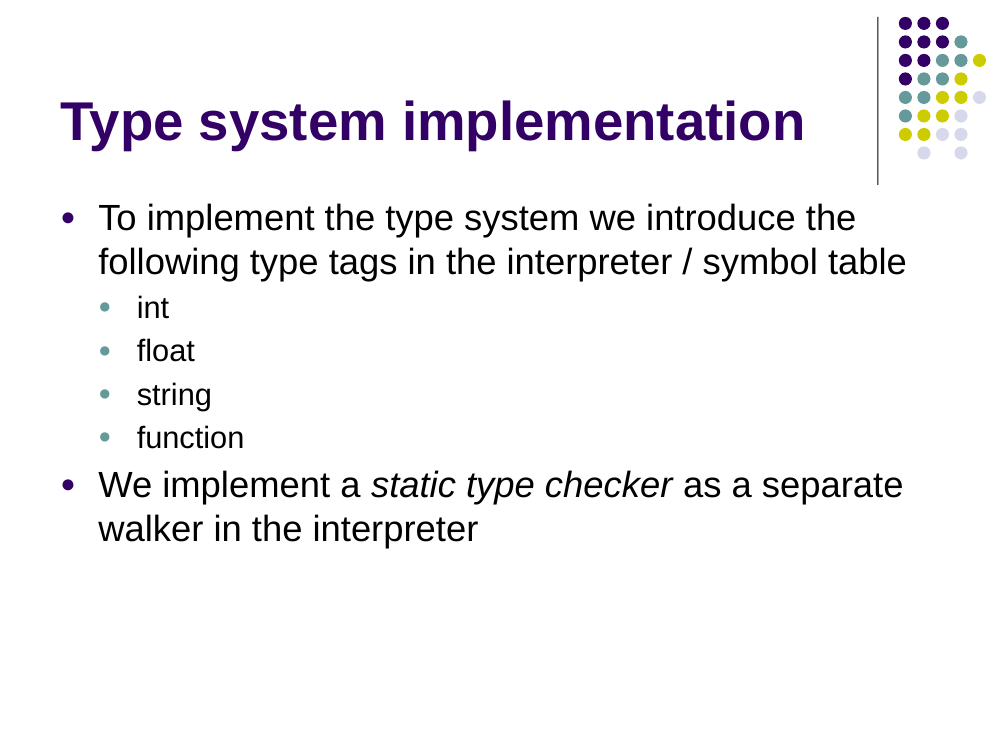
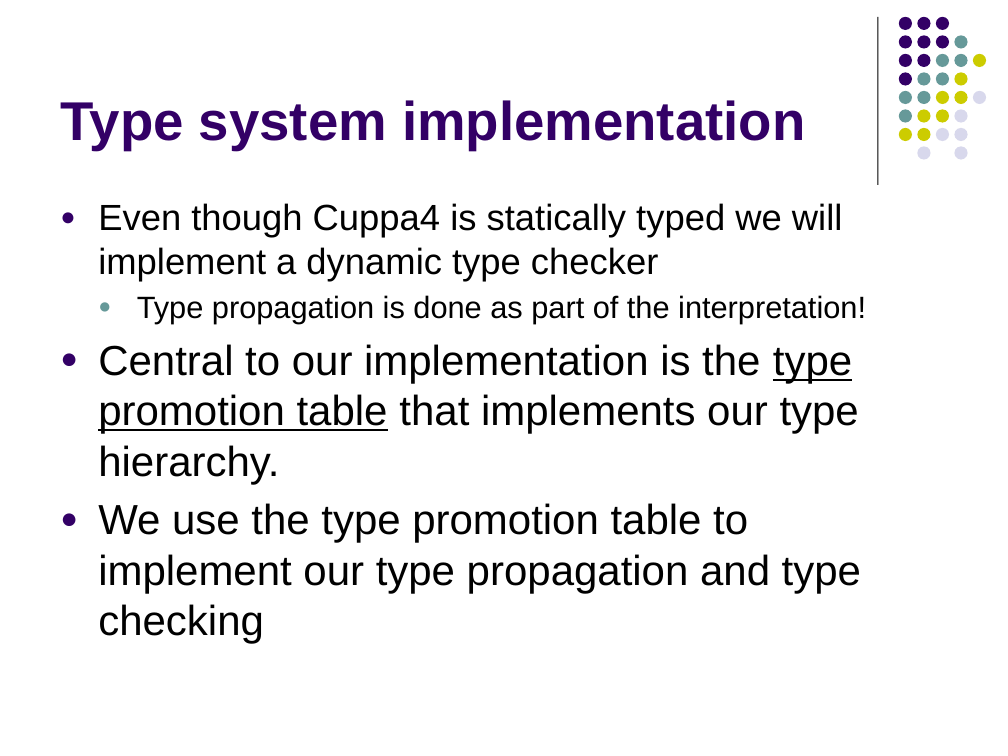
Before and after one commit to lutzhamel/CSC402, a slide deck: slide 28 of csc402-ln018.pptx. Drawn at 1008x756 pixels with LibreOffice and Linux fonts; fonts in the diff are those of the drawing. Boxes give left, top, right and bottom in pixels: in the first picture for what was removed or moved away, otherwise in the second. Text is boxed around its words. In the diff, an @@ line names an element or a change of style, - is before the commit and + after.

Commit message:
type system slide edits

```diff
--- a/csc402-ln018.pptx
+++ b/csc402-ln018.pptx
@@ text at [98, 203, 866, 644]: text changed; size 26 to 30 pt @@
-● To implement the type system we introduce the following type tags in the interpreter / symbol table
-  ● int
-  ● float
-  ● string
-  ● function
-● We implement a static type checker as a separate walker in the interpreter
+● Even though Cuppa4 is statically typed we will implement a dynamic type checker
+  ● Type propagation is done as part of the interpretation!
+● Central to our implementation is the type promotion table that implements our type hierarchy.
+● We use the type promotion table to implement our type propagation and type checking
```
Also in this commit, not shown: 4 other slides changed, 4 slides added, 15 slides removed, 4 other files.
